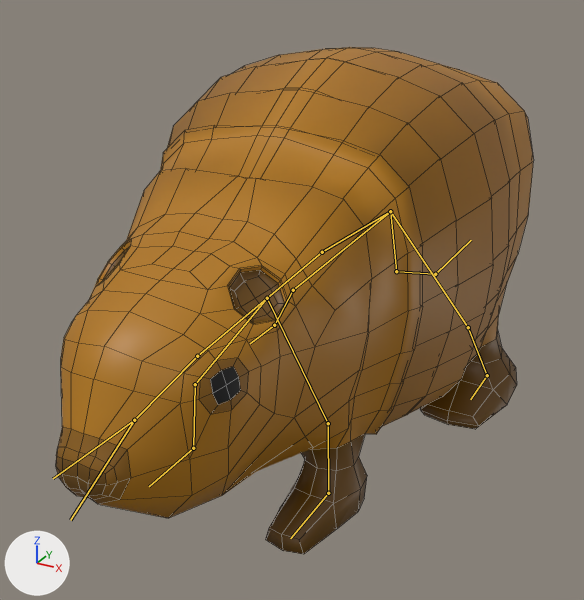
The FBX model QuackingAwesome/Assets/Animals/TheBeaver.fbx as it was, and as the next commit left it.
The view is the same before and after, from a 50 mm camera at (0.444, -0.881, 0.607) aimed at (-0.056, 0.029, 0.152). The lights are fixed; the arrows at lower left show +X, +Y and +Z. The bones that bend it are drawn over the model as lines. Mesh edges are drawn as thin lines.

In view in the first picture: 'Beaver'.
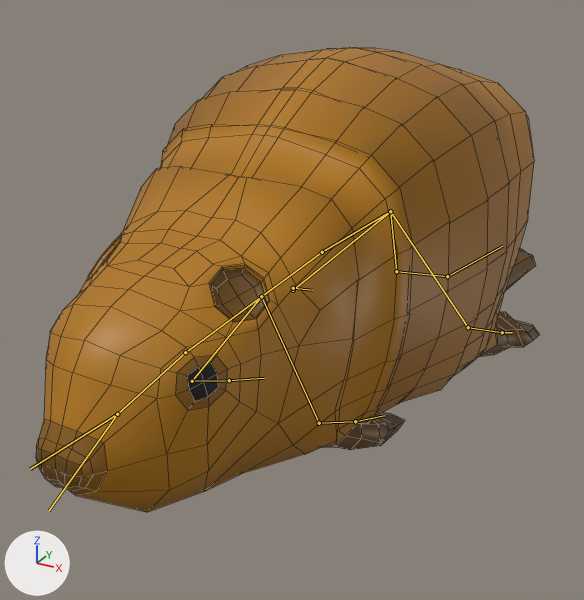
The newer file adds an action. The first version stands in its rest pose; the second is drawn at frame 48 of the action 'ArmatureBeaver|Beaver Swim'.

Boxes [x1, y1, x2, y2] around the edits, measured in the pictures (584 x 600 px):
'Beaver', posed (8% shorter): before [56, 47, 533, 554]; after [36, 47, 539, 512]
bone 'Bone', root to tip: before (322, 252) to (267, 298); after (322, 252) to (261, 296)
bone 'Bone.010', root to tip: before (328, 423) to (328, 493); after (319, 423) to (355, 421)
bone 'Bone.011', root to tip: before (328, 493) to (290, 538); after (355, 421) to (384, 415)
bone 'Bone.016', root to tip: before (195, 384) to (193, 448); after (192, 381) to (229, 380)
bone 'Bone.017', root to tip: before (193, 448) to (149, 486); after (229, 380) to (264, 378)
bone 'Bone.003', root to tip: before (396, 271) to (435, 274); after (396, 271) to (447, 276)
bone 'Bone.004', root to tip: before (435, 274) to (471, 240); after (447, 276) to (502, 246)
bone 'Bone.013', root to tip: before (468, 327) to (487, 375); after (468, 327) to (502, 332)
bone 'Bone.014', root to tip: before (487, 375) to (470, 399); after (502, 332) to (512, 332)
bone 'Bone.019', root to tip: before (293, 290) to (274, 325); after (293, 290) to (293, 288)
bone 'Bone.020', root to tip: before (274, 325) to (250, 343); after (293, 288) to (312, 290)

The change in detail:
Bone 'Bone' (bone_bone) turns from (0, 0, 0) to (0, 0, 3) degrees about its own x, y and z.
Bone 'Bone.010' (bone_bone_010) turns from (0, 0, 0) to (5, 7, -66) degrees about its own x, y and z.
Bone 'Bone.011' (bone_bone_011) turns from (0, 0, 0) to (11, 10, -88) degrees about its own x, y and z.
Bone 'Bone.016' (bone_bone_016) turns from (0, 0, 0) to (9, 2, -66) degrees about its own x, y and z.
Bone 'Bone.017' (bone_bone_017) turns from (0, 0, 0) to (11, 10, -88) degrees about its own x, y and z.
Bone 'Bone.003' (bone_bone_003) turns from (0, 0, 0) to (0, 2, -6) degrees about its own x, y and z.
Bone 'Bone.004' (bone_bone_004) turns from (0, 0, 0) to (0, 0, -5) degrees about its own x, y and z.
Bone 'Bone.013' (bone_bone_013) turns from (0, 0, 0) to (3, 32, 61) degrees about its own x, y and z.
Bone 'Bone.014' (bone_bone_014) turns from (0, 0, 0) to (-47, 29, 62) degrees about its own x, y and z.
Bone 'Bone.019' (bone_bone_019) turns from (0, 0, 0) to (-27, -18, 64) degrees about its own x, y and z.
Bone 'Bone.020' (bone_bone_020) turns from (0, 0, 0) to (-47, 29, 62) degrees about its own x, y and z.
